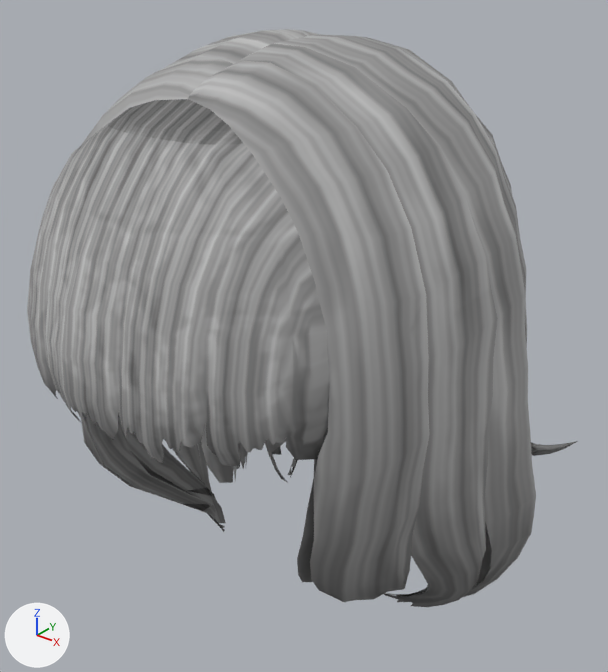
The glTF model public/models/hair_bob01.glb as it was, and as the next commit left it.
Before and after are seen from a 50 mm camera at (0.206, -0.254, 0.182) aimed at (0.003, -0.001, 0.025). Arrows for +X, +Y and +Z are at lower left; the lights stay in place. The older version comes first. Vertices at exactly the same position are counted once.

Objects in the first picture: 'hair_bob01'.
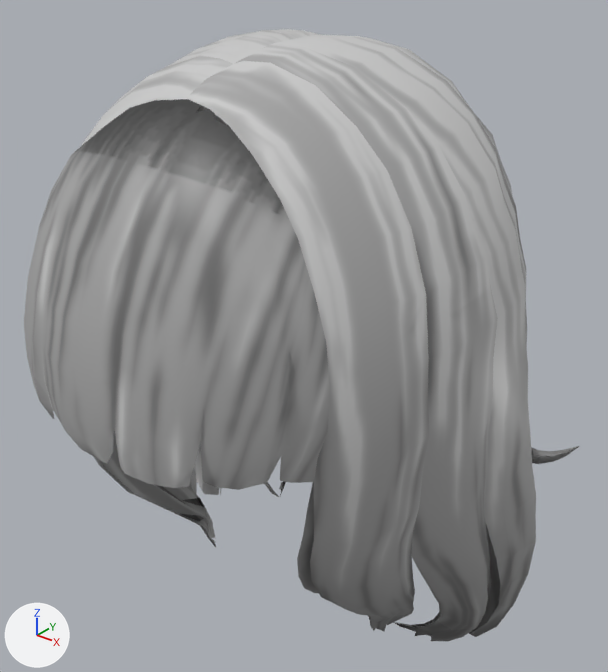
What differs and where, as boxes (x1, y1, x2, y2) in the pictures (608 x 672 px; the box of a moved part takes in the faces that stretch with it):
'hair_bob01', surface changed, reshaped: before (27, 29, 578, 607); after (24, 29, 579, 641)
part 1 of me_hair_bob01, moved or reshaped: before (83, 418, 578, 607); after (93, 432, 579, 641)
part 2 of me_hair_bob01, moved or reshaped: before (27, 96, 330, 466); after (24, 108, 350, 490)
part 3 of me_hair_bob01, surface changed: before (27, 29, 578, 607); after (24, 29, 579, 641)

The change, as a list of edits to the scene's bpy script:
```text
Add img_image_0:
    img_image_0 = load_image('Image_0', '_unpacked/Image_0', 512, 512, 'sRGB')
Change mat_hair_bob01_mat:
    where n0 = _N.new('ShaderNodeBsdfPrincipled'); n0.name = 'Principled BSDF'
    n0.inputs[2].default_value: 0.58 -> 0.42  # 'Roughness'
    where n4 = _N.new('ShaderNodeTexImage'); n4.name = 'Image Texture'
    n4.image: img_hair_bob01_tex -> img_image_0
Change me_hair_bob01:
    used by ob_hair_bob01; location = (0.0, 0.0, 0.0)
    remove me_hair_bob01.from_pydata(...)  # 5145 vertices, 10601 faces; spans x -0.11..0.104, y -0.115..0.097, z -0.094..0.148
    add me_hair_bob01.from_pydata(...)  # 5125 vertices, 10601 faces; spans x -0.116..0.107, y -0.117..0.097, z -0.108..0.148
    me_hair_bob01 part 1: 1994 vertices moved from x -0.11..0.104, y -0.068..0.097, z -0.094..-0.03 to x -0.116..0.107, y -0.068..0.097, z -0.108..-0.031; 29 vertices removed from x -0.02..0.071, y 0.075..0.096, z -0.068..-0.03; 29 vertices added at x -0.021..0.072, y 0.075..0.095, z -0.076..-0.031
    me_hair_bob01 part 2: 288 vertices moved from x -0.061..0.064, y -0.115..-0.068, z 0.029..0.111 to x -0.061..0.064, y -0.117..-0.068, z 0.021..0.111; 75 vertices removed from x -0.065..0.07, y -0.09..-0.065, z 0.025..0.128; 55 vertices added at x -0.065..0.07, y -0.09..-0.069, z 0.017..0.121
    me_hair_bob01 part 3: 9605 kept faces spanning x -0.116..0.107, y -0.117..0.097, z -0.108..0.148 get new texture (UV) coordinates
```
